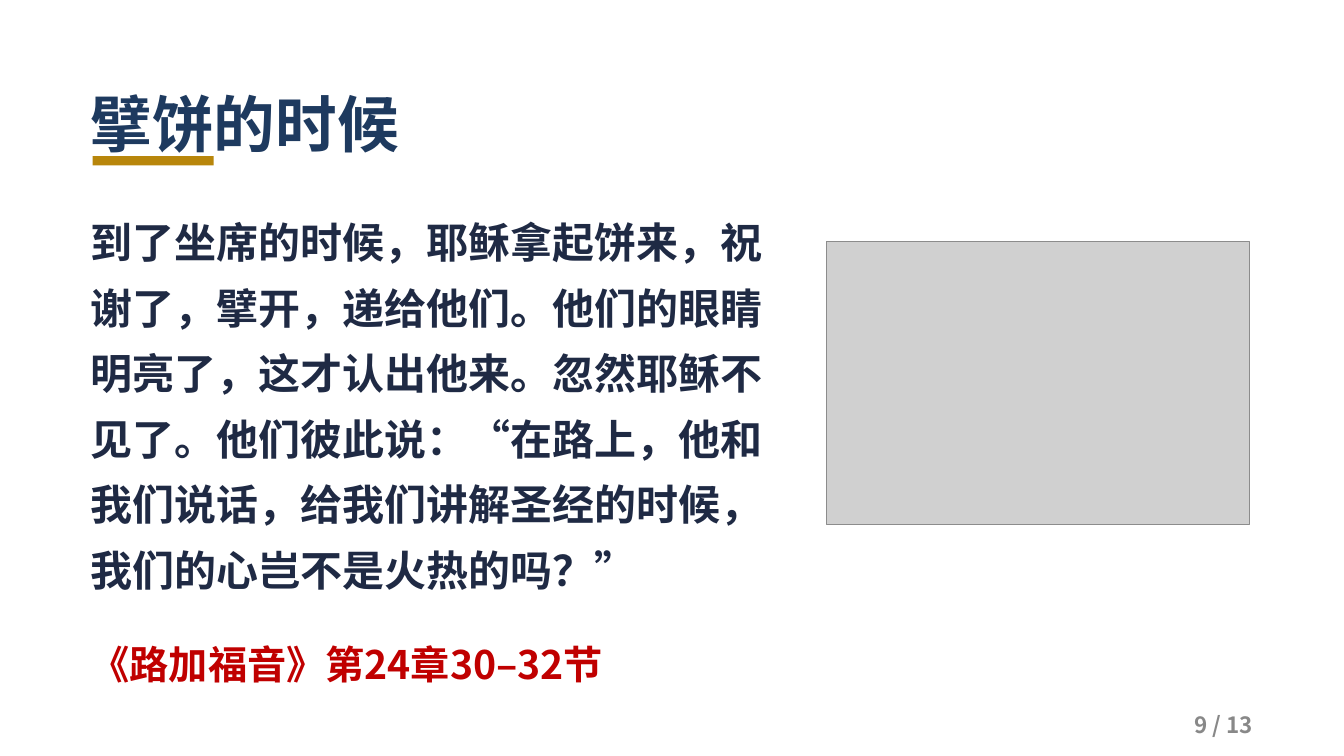
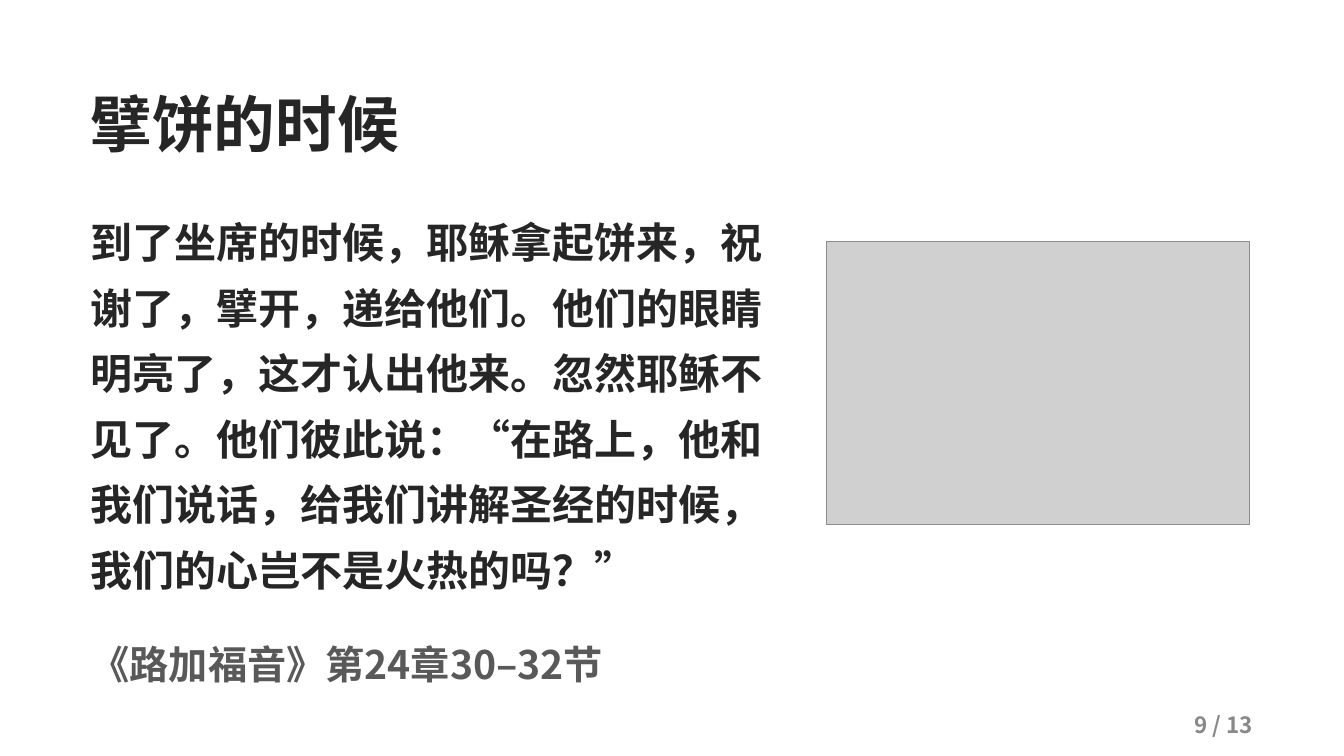
Before and after one commit to kaylechou/propresenter-lyric-tool, a slide deck: slide 9 of docs/从灰心到见证.pptx. Drawn at 1344x756 pixels with LibreOffice and Linux fonts; fonts in the diff are those of the drawing; grey boxes stand for pictures; background and template pictures are left out. Boxes give left, top, right and bottom in pixels: in the first picture for what was removed or moved away, otherwise in the second. Text is boxed around its words. In the diff, an @@ line names an element or a change of style, - is before the commit and + after.

```diff
--- a/docs/从灰心到见证.pptx
+++ b/docs/从灰心到见证.pptx
@@ text "擘饼的时候" at (x1=91, y1=94, x2=399, y2=153): text colour #1E3A5F to #262626 @@
@@ rectangle removed at (x1=93, y1=156, x2=214, y2=165) @@
@@ text "到了坐席的时候，耶稣拿起饼来，祝谢了，擘开，递给他们。他们的眼睛明亮了，这才认出他来。忽然耶稣不见了。他们彼此说：“在路 ..." at (x1=91, y1=221, x2=763, y2=590): text colour #1F2A44 to #262626 @@
@@ text "《路加福音》第24章30–32节" at (x1=91, y1=645, x2=603, y2=683): text colour #C00000 to #595959 @@
```
Also in this commit, not shown: 12 other slides changed.
